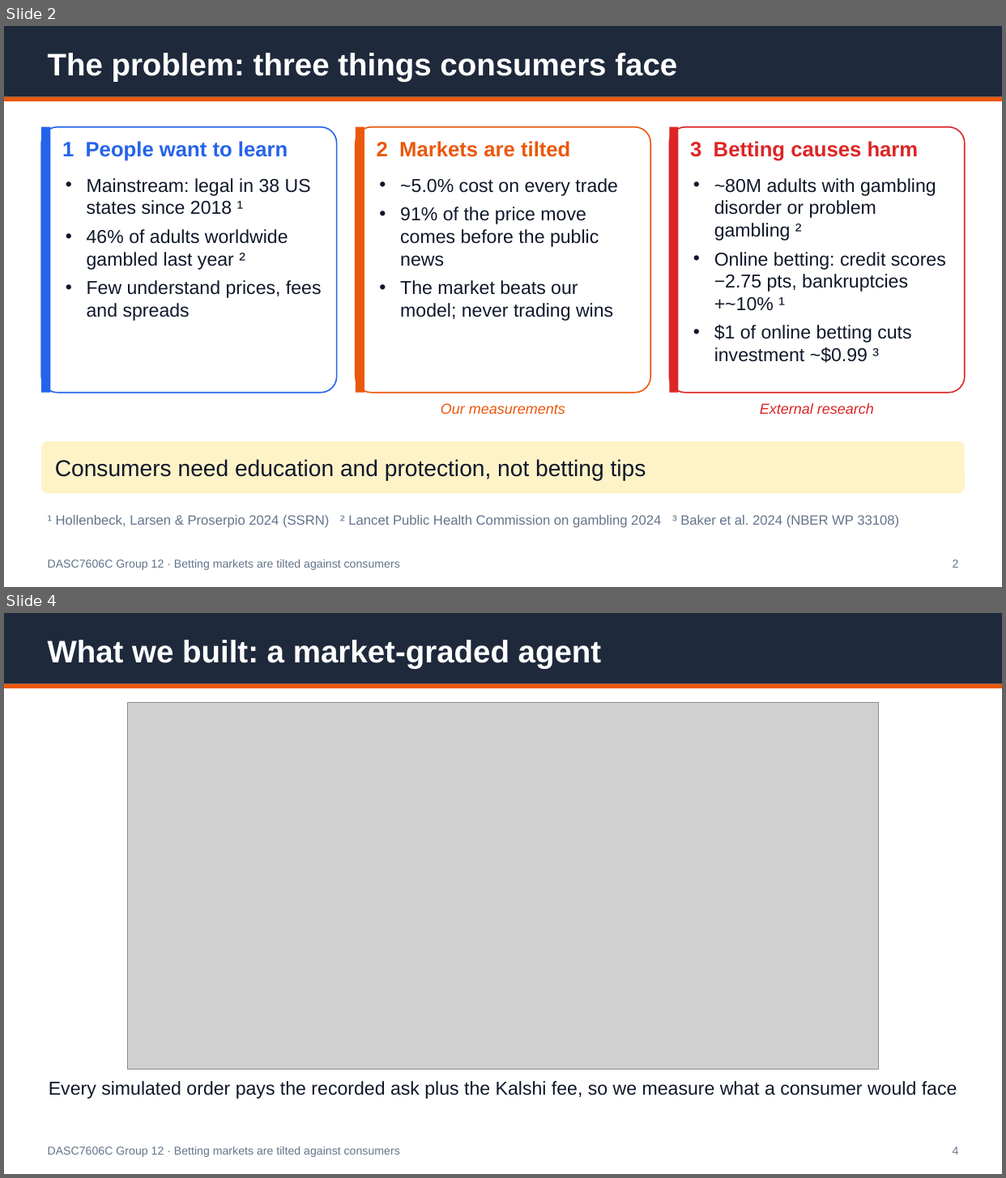
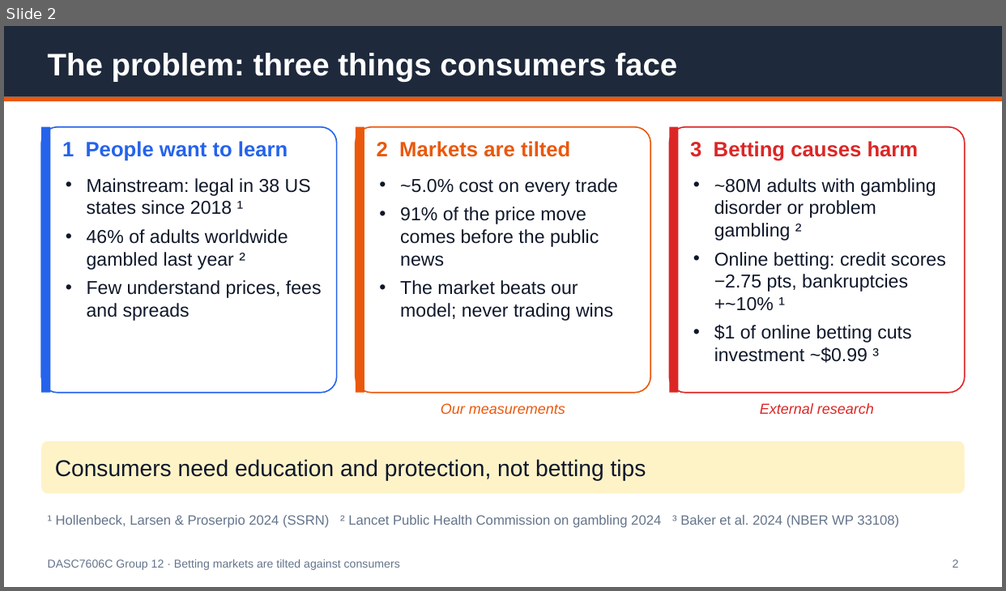
Before and after one commit to Michaelyzr/nba-agent, a slide deck: presentation/nba_agent_deck.pptx. Shown one above the other, each under a label of ours: slides 2 and 4 before the commit, slide 2 after it; the slides between them are not shown. The pictures are 1006x1178 and 1006x591 pixels, drawn with LibreOffice and Linux fonts; fonts in the diff are those of the drawing; grey boxes stand for pictures. Boxes give left, top, right and bottom in pixels: in the first picture for what was removed or moved away, otherwise in the second. Text is boxed around its words. In the diff, an @@ line names an element or a change of style, - is before the commit and + after.

```diff
--- a/presentation/nba_agent_deck.pptx
+++ b/presentation/nba_agent_deck.pptx
@@ slide 4 removed at [4, 613, 1002, 1174], background #FFFFFF @@
@@ rectangle removed at [4, 613, 1002, 684] @@
@@ text removed at [48, 640, 602, 668] @@
-What we built: a market-graded agent
@@ rectangle removed at [4, 684, 1002, 688] @@
@@ picture removed at [127, 703, 878, 1070] @@
@@ text removed at [49, 1081, 957, 1099] @@
-Every simulated order pays the recorded ask plus the Kalshi fee, so we measure what a consumer would face
@@ text removed at [48, 1147, 400, 1157] @@
-DASC7606C Group 12 · Betting markets are tilted against consumers
@@ text removed at [953, 1147, 959, 1155] @@
-4
```
Also in this commit, not shown: 11 slides changed, 1 slide added, 8 other files.
